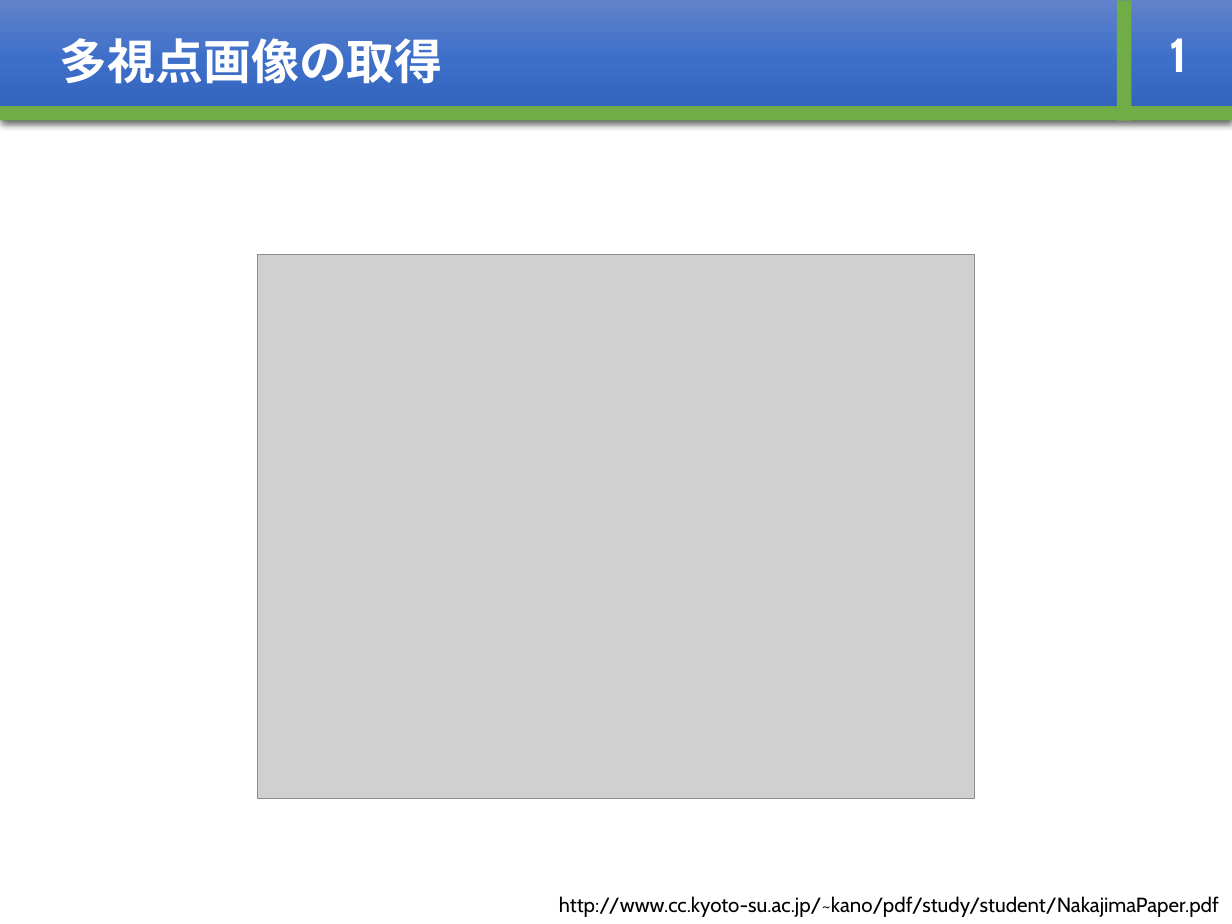
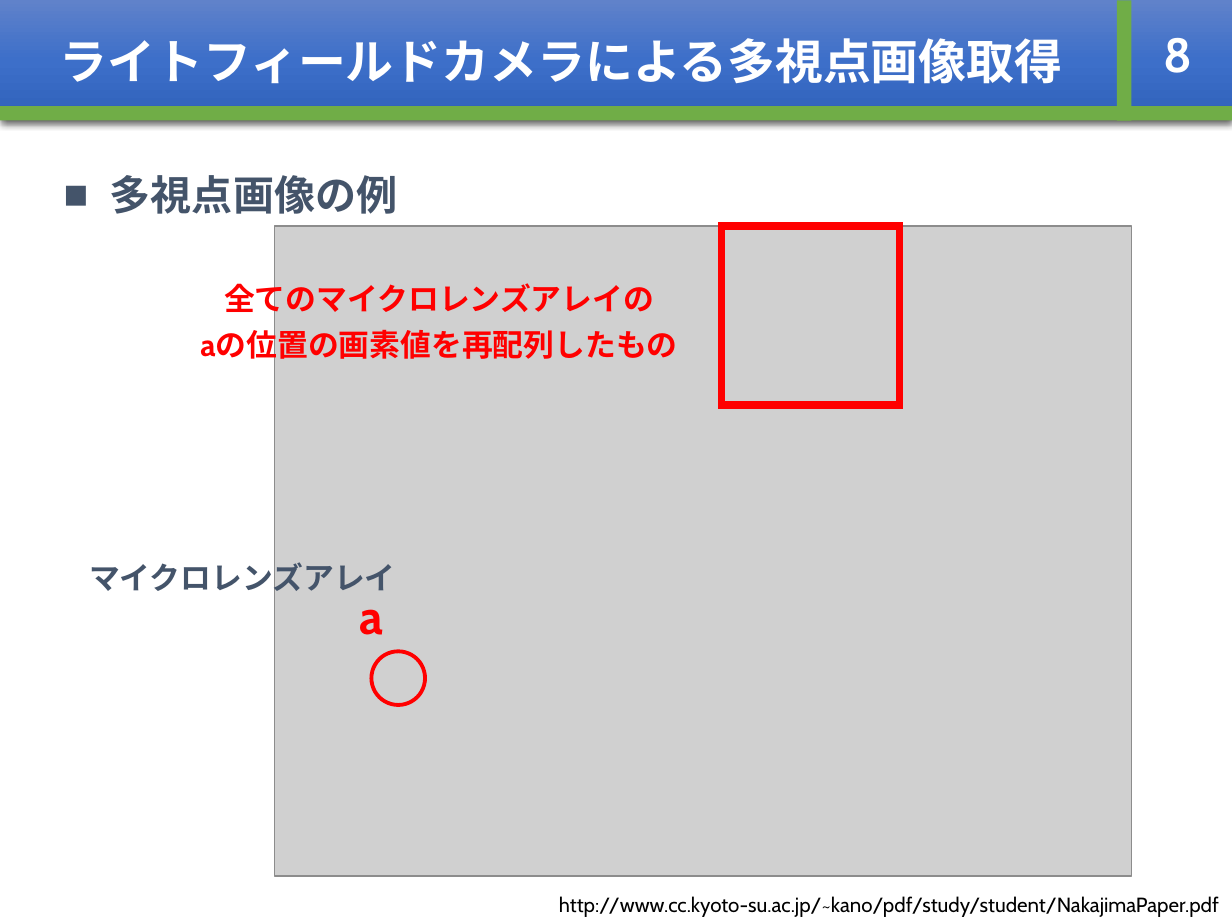
Before and after one commit to whcitizen/citizen_thesis, a slide deck: slide 11 of 03_mid_presentation/mid-presentation_20180219.pptx (slide 6 before the commit). Drawn at 1232x924 pixels with LibreOffice and Linux fonts; fonts in the diff are those of the drawing; grey boxes stand for pictures. Boxes give left, top, right and bottom in pixels: in the first picture for what was removed or moved away, otherwise in the second. Text is boxed around its words. In the diff, an @@ line names an element or a change of style, - is before the commit and + after.

```diff
--- a/03_mid_presentation/mid-presentation_20180219.pptx
+++ b/03_mid_presentation/mid-presentation_20180219.pptx
@@ text in rectangle at (x1=60, y1=38, x2=1062, y2=84): text changed @@
-多視点画像の取得
+ライトフィールドカメラによる多視点画像取得
@@ text at (x1=1164, y1=38, x2=1193, y2=73): text changed @@
-1
+8
@@ text added at (x1=110, y1=175, x2=397, y2=214), 24 pt, text #44546A, bold @@
+■ 多視点画像の例
@@ picture resized from (x1=257, y1=254, x2=975, y2=798) to (x1=275, y1=225, x2=1132, y2=876) @@
@@ rectangle added at (x1=722, y1=225, x2=899, y2=404), outline #FF0000 4.5 pt @@
@@ text added at (x1=200, y1=278, x2=677, y2=362), 18 pt, text #FF0000, bold @@
+全てのマイクロレンズアレイの
+aの位置の画素値を再配列したもの
@@ text added at (x1=89, y1=558, x2=396, y2=598), 18 pt, text #44546A, bold @@
+マイクロレンズアレイ
@@ text added at (x1=360, y1=609, x2=384, y2=635), 28 pt, text #FF0000, bold @@
+a
@@ ellipse added at (x1=372, y1=652, x2=426, y2=706), outline #FF0000 2.25 pt @@
```
Also in this commit, not shown: 11 other slides changed, 8 slides added, 3 slides removed.
